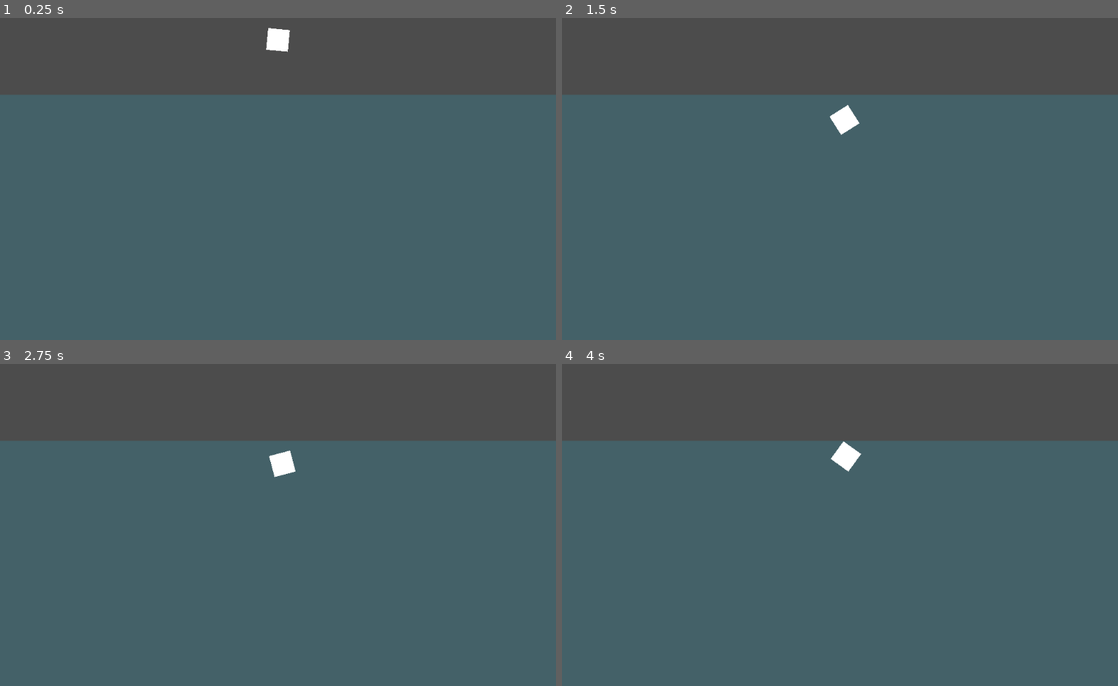
Above: before the commit, frames 1-4 (two rows, left to right).
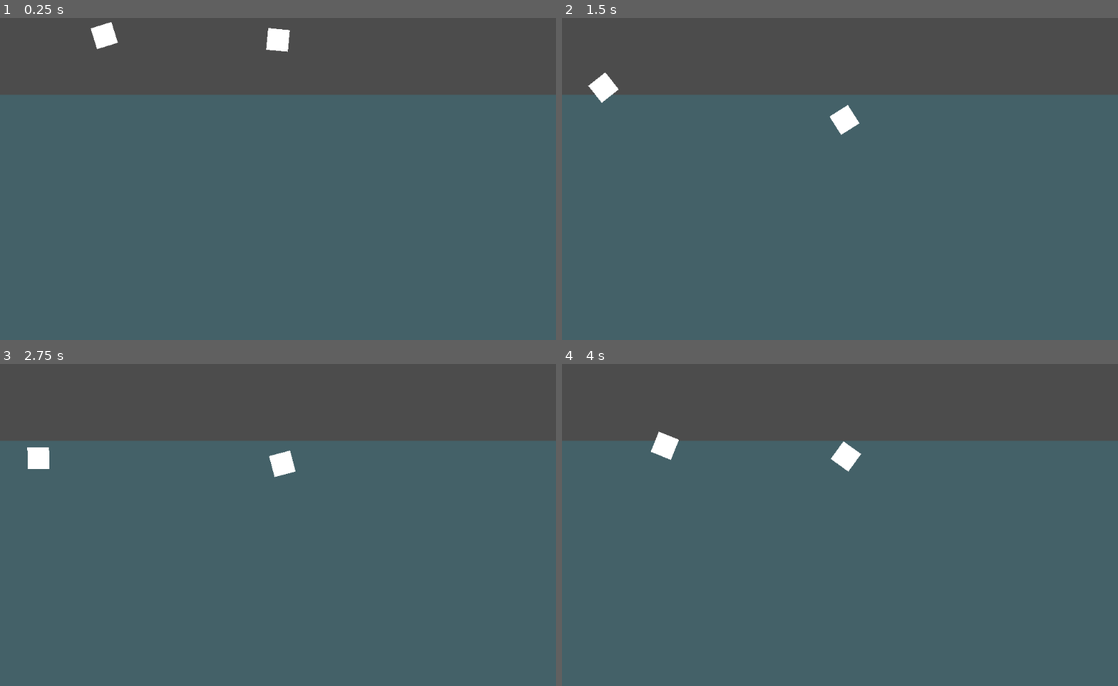
Above: after the commit, the same moments.

Repository: its-dlh/brackeys-2023.2
Game: Godot game, scene res://World/World.tscn
Same seed, same stepped clock (60 frames per second), same inputs: the game is played once before the commit and once after it. The project has no main scene, so this scene is started directly.
Inputs (mouse positions are in pixels of both pictures, inside the frame that each line leads up to):
- Up to frame 1 (0.25 s): no input
- Up to frame 2 (1.5 s): move the mouse to (962, 159) at 0.52 s; hold Right (ui_right) 0.53-1.28 s; click (962, 159) at 0.67 s; move the mouse to (728, 195) at 1.27 s; hold Down (ui_down) from 1.28 s (still down); click (728, 195) at 1.42 s
- Up to frame 3 (2.75 s): move the mouse to (333, 450) at 2.02 s; release Down (ui_down) at 2.03 s; hold Right (ui_right) from 2.03 s (still down); click (333, 450) at 2.17 s
- Up to frame 4 (4 s): move the mouse to (812, 589) at 2.77 s; release Right (ui_right) at 2.78 s; hold Up (ui_up) 2.78-3.53 s; click (812, 589) at 2.92 s; move the mouse to (1006, 573) at 3.52 s; hold Left (ui_left) from 3.53 s (still down); click (1006, 573) at 3.67 s

The runs differ from the first frame. In frame 1, 0.3% of the frame differs, in the area x 16-22%, y 1-10%; in frame 2, 0.3%, in the area x 4-11%, y 16-27%; in frame 3, 0.3%; in frame 4, 0.3%.

Commit message:
torque stuff

Diff:
--- /dev/null
+++ b/Player/TorquePlayer.gd
@@ -0,0 +1,31 @@
+extends RigidBody2D
+
+export var target_movement_time = 0.2
+export var target_accel_time = 0.1
+export var max_torque: float = 1000
+
+func look_follow(current_position, target_position):
+	var target_angle = atan2(target_position.y - current_position.y, target_position.x - current_position.x)
+	var current_angle = rotation
+	var difference = target_angle - current_angle
+
+	if difference > PI:
+		difference -= PI * 2
+	elif difference < -PI:
+		difference += PI * 2
+
+	attempt_angular_velocity(difference / target_movement_time)
+
+# func _integrate_forces(state):
+func _physics_process(_delta):
+	look_follow(global_position, get_global_mouse_position())
+
+func _input(event):
+	if event is InputEventMouseButton and event.button_index == BUTTON_LEFT and event.pressed:
+		var impulse_vector = Vector2(100, 0).rotated(rotation)
+		apply_impulse(Vector2(), impulse_vector)
+
+func attempt_angular_velocity(target_velocity: float):
+	var target_acceleration = (target_velocity - angular_velocity) / target_accel_time
+	var target_torque = inertia * target_acceleration
+	add_torque(clamp(target_torque, -max_torque, max_torque))
--- /dev/null
+++ b/Player/TorquePlayer.tscn
@@ -0,0 +1,21 @@
+[gd_scene load_steps=3 format=2]
+
+[ext_resource path="res://Player/TorquePlayer.gd" type="Script" id=1]
+
+[sub_resource type="RectangleShape2D" id=2]
+extents = Vector2( 33.3566, 33.7604 )
+
+[node name="TorquePlayer" type="RigidBody2D"]
+position = Vector2( 96, 16 )
+angular_damp = 10.417
+script = ExtResource( 1 )
+
+[node name="CollisionShape2D" type="CollisionShape2D" parent="."]
+scale = Vector2( 0.59933, 0.587948 )
+shape = SubResource( 2 )
+
+[node name="ColorRect" type="ColorRect" parent="."]
+margin_left = -20.0
+margin_top = -20.0
+margin_right = 20.0
+margin_bottom = 20.0
--- a/World/World.tscn
+++ b/World/World.tscn
@@ -1,6 +1,7 @@
-[gd_scene load_steps=3 format=2]
+[gd_scene load_steps=4 format=2]
 
 [ext_resource path="res://Player/RigidPlayer.tscn" type="PackedScene" id=1]
+[ext_resource path="res://Player/TorquePlayer.tscn" type="PackedScene" id=2]
 
 [sub_resource type="RectangleShape2D" id=1]
 extents = Vector2( 100000, 100000 )
@@ -34,3 +35,5 @@
 current = true
 limit_top = -20
 smoothing_enabled = true
+
+[node name="TorquePlayer" parent="." instance=ExtResource( 2 )]
